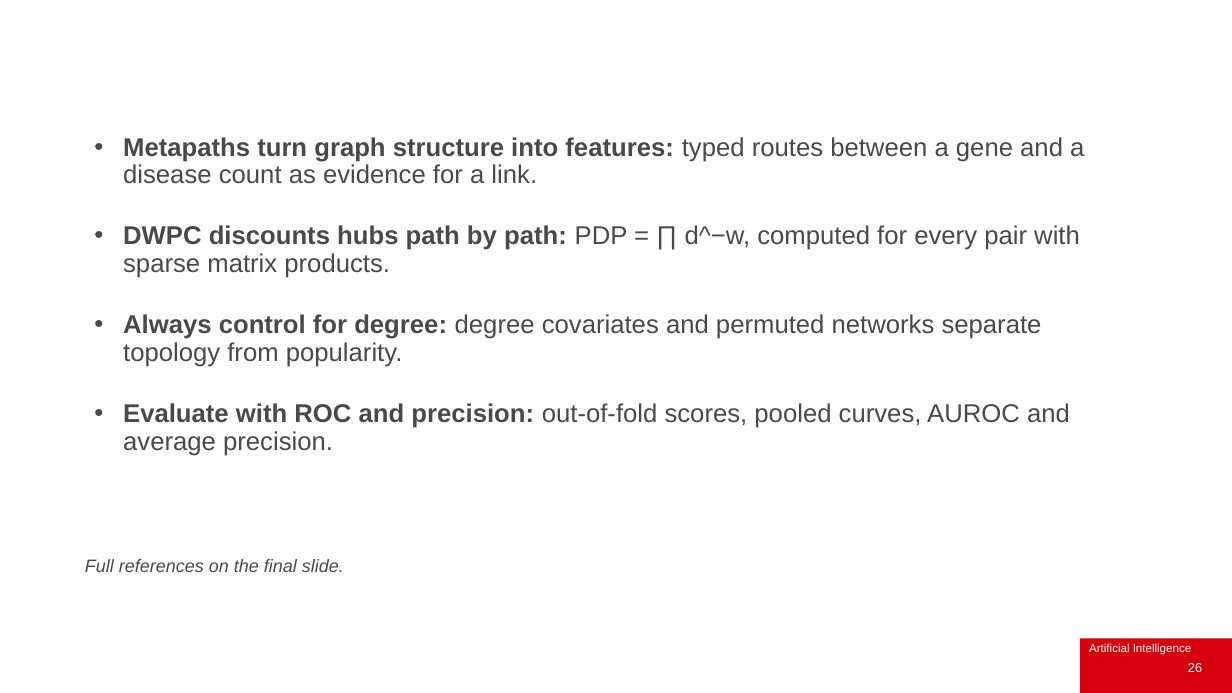
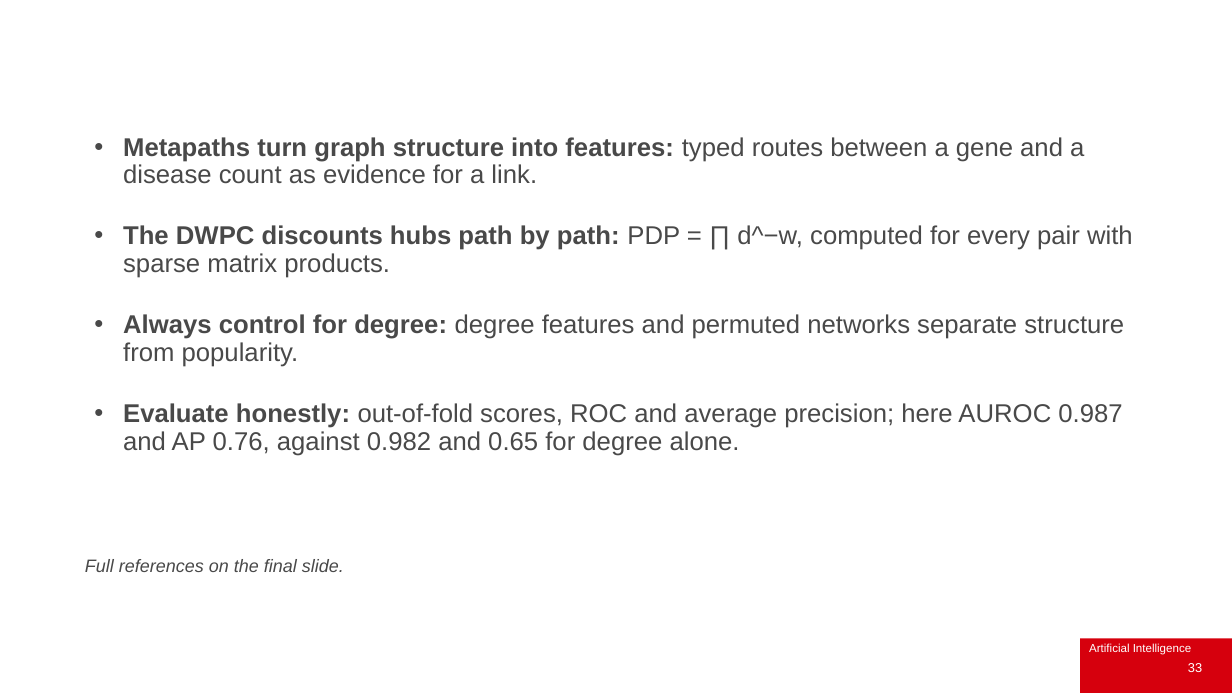
Before and after one commit to IainStyles/Knowledge-Engineering-2026, a slide deck: slide 33 of Slides/ECS8052 Week 8 2026-11-16 Part 1.pptx (slide 26 before the commit). Drawn at 1232x693 pixels with LibreOffice and Linux fonts; fonts in the diff are those of the drawing; background and template pictures are left out. Boxes give left, top, right and bottom in pixels: in the first picture for what was removed or moved away, otherwise in the second. Text is boxed around its words. In the diff, an @@ line names an element or a change of style, - is before the commit and + after.

```diff
--- a/Slides/ECS8052 Week 8 2026-11-16 Part 1.pptx
+++ b/Slides/ECS8052 Week 8 2026-11-16 Part 1.pptx
@@ text at (x1=123, y1=225, x2=1133, y2=456): text changed @@
-• DWPC discounts hubs path by path: PDP = ∏ d^−w, computed for every pair with sparse matrix products.
-• Always control for degree: degree covariates and permuted networks separate topology from popularity.
-• Evaluate with ROC and precision: out-of-fold scores, pooled curves, AUROC and average precision.
+• The DWPC discounts hubs path by path: PDP = ∏ d^−w, computed for every pair with sparse matrix products.
+• Always control for degree: degree features and permuted networks separate structure from popularity.
+• Evaluate honestly: out-of-fold scores, ROC and average precision; here AUROC 0.987 and AP 0.76, against 0.982 and 0.65 for degree alone.
@@ page number at (x1=1188, y1=663, x2=1202, y2=672): text changed @@
-26
+33
```
Also in this commit, not shown: 20 other slides changed, 14 slides added, 6 slides removed, 17 other files.
